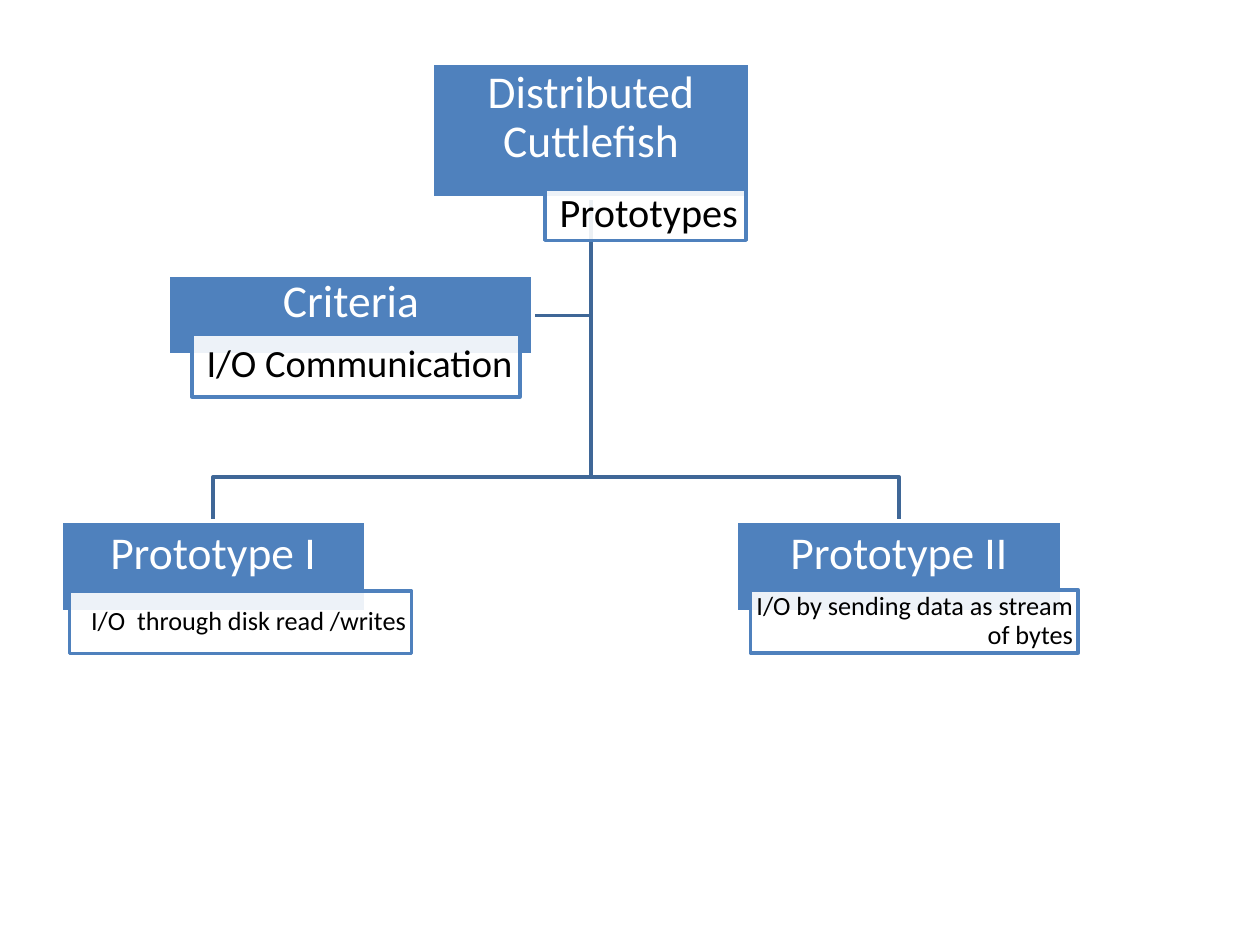
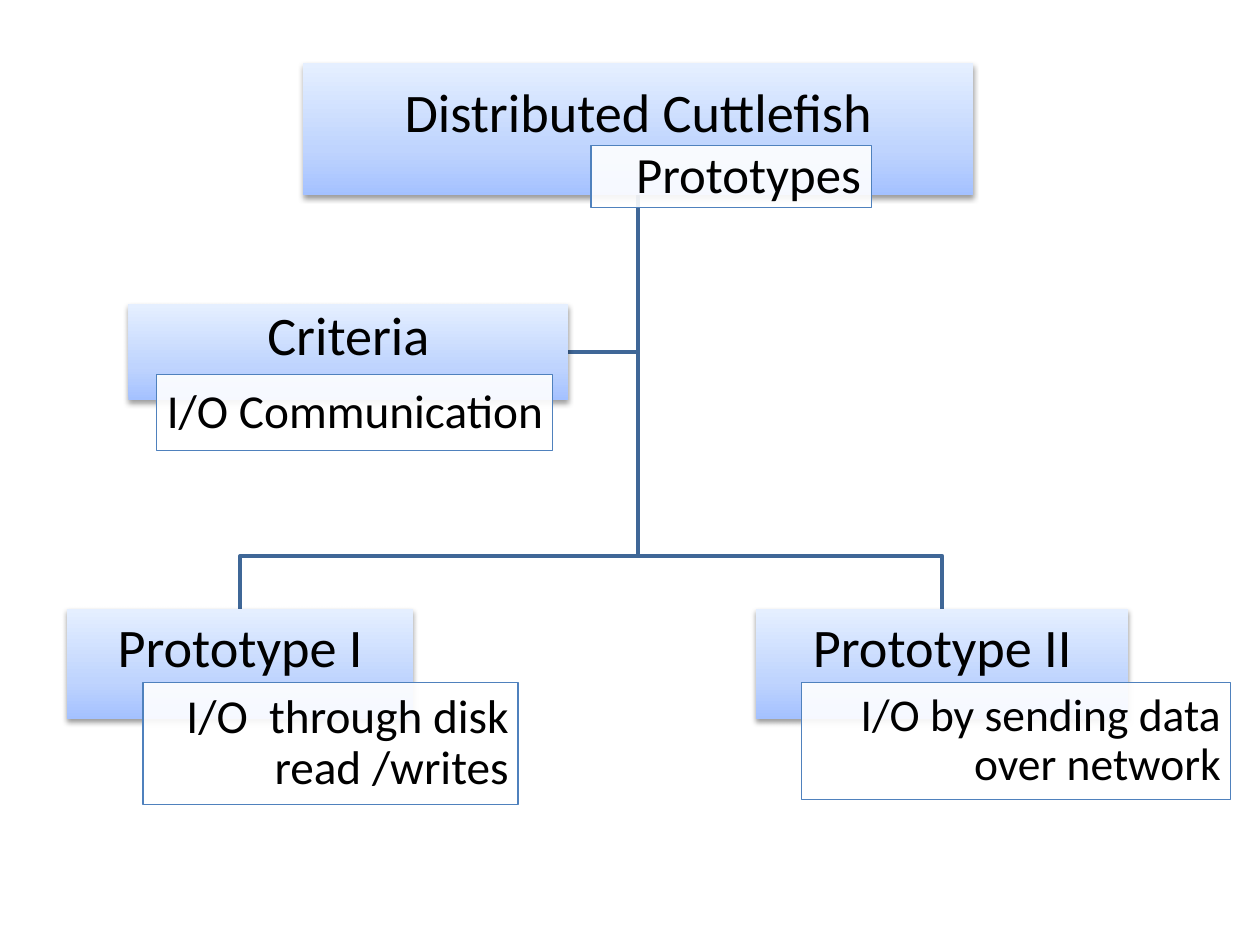
Before and after one commit to bsuman/ThesisDocumentation, a slide deck: slide 28 of pictures.pptx. Drawn at 1260x945 pixels with LibreOffice and Linux fonts; fonts in the diff are those of the drawing. Boxes give left, top, right and bottom in pixels: in the first picture for what was removed or moved away, otherwise in the second. Text is boxed around its words. In the diff, an @@ line names an element or a change of style, - is before the commit and + after.

```diff
--- a/pictures.pptx
+++ b/pictures.pptx
@@ text "Distributed Cuttlefish": place and size @@
-text "Distributed Cuttlefish" at box(488, 76, 694, 158)
+text "Distributed Cuttlefish" at box(405, 94, 872, 133)
@@ rectangle: place and size @@
-rectangle at box(432, 63, 750, 198)
+rectangle at box(302, 63, 973, 195)
@@ rectangle at box(302, 63, 973, 195): fill #4F81BD to gradient #A4C4FF to #BFD4FF to #E6EEFF; outline #FFFFFF 2 pt to none; shadow on @@
@@ text "Prototypes": place and size @@
-text "Prototypes" at box(560, 201, 738, 234)
+text "Prototypes" at box(636, 160, 861, 202)
@@ text "Prototypes" at box(636, 160, 861, 202): size 23 to 29 pt; more space between paragraphs @@
@@ rectangle: place and size @@
-rectangle at box(546, 189, 747, 241)
+rectangle at box(591, 146, 872, 208)
@@ rectangle at box(591, 146, 872, 208): outline #4F81BD 2 pt to #4F81BD 0.75 pt @@
@@ freeform shape: place and size @@
-freeform shape at box(213, 198, 591, 520)
+freeform shape at box(239, 195, 638, 609)
@@ freeform shape: place and size @@
-freeform shape at box(533, 198, 591, 315)
+freeform shape at box(568, 195, 638, 352)
@@ freeform shape: place and size @@
-freeform shape at box(591, 198, 898, 520)
+freeform shape at box(638, 195, 941, 609)
@@ text "Criteria": place and size @@
-text "Criteria" at box(283, 285, 419, 318)
+text "Criteria" at box(267, 317, 429, 356)
@@ rectangle: place and size @@
-rectangle at box(192, 334, 519, 397)
+rectangle at box(129, 305, 568, 401)
@@ text "I/O Communication": place and size @@
-text "I/O Communication" at box(207, 350, 512, 379)
+text "I/O Communication" at box(167, 395, 543, 430)
@@ text "I/O Communication" at box(167, 395, 543, 430): size 22 to 27 pt; more space between paragraphs @@
@@ rectangle: place and size @@
-rectangle at box(169, 276, 533, 355)
+rectangle at box(156, 374, 552, 450)
@@ rectangle at box(156, 374, 552, 450): fill #4F81BD to #FFFFFF at 90% opacity; outline #FFFFFF 2 pt to #4F81BD 0.75 pt @@
@@ rectangle removed at box(60, 520, 365, 612) @@
@@ rectangle removed at box(737, 520, 1062, 612) @@
@@ text "Prototype I": place and size @@
-text "Prototype I" at box(110, 540, 315, 577)
+text "Prototype I" at box(118, 632, 363, 676)
@@ rectangle: place and size @@
-rectangle at box(69, 591, 411, 654)
+rectangle at box(67, 609, 413, 719)
@@ size 26 to 31 pt, text colour #FFFFFF to #000000; more space between paragraphs in 4 elements at box(267, 317, 429, 356), box(405, 94, 872, 133), box(118, 632, 363, 676), box(813, 632, 1071, 676) @@
@@ text "Prototype II": place and size @@
-text "Prototype II" at box(790, 540, 1007, 577)
+text "Prototype II" at box(813, 632, 1071, 676)
@@ fill #FFFFFF at 90% opacity to gradient #A4C4FF to #BFD4FF to #E6EEFF; outline #4F81BD 2 pt to none; shadow on in 3 elements at box(67, 609, 413, 719), box(129, 305, 568, 401), box(756, 609, 1128, 719) @@
@@ rectangle: place and size @@
-rectangle at box(751, 590, 1079, 653)
+rectangle at box(756, 609, 1128, 719)
@@ text "I/O through disk read /writes": place and size @@
-text "I/O through disk read /writes" at box(91, 611, 406, 635)
+text "I/O through disk read /writes" at box(186, 700, 509, 786)
@@ text "I/O through disk read /writes" at box(186, 700, 509, 786): size 15 to 27 pt; more space between paragraphs @@
@@ rectangle added at box(144, 683, 519, 805), fill #FFFFFF at 90% opacity, outline #4F81BD 0.75 pt @@
@@ rectangle added at box(801, 683, 1230, 800), fill #FFFFFF at 90% opacity, outline #4F81BD 0.75 pt @@
@@ text at box(861, 699, 1221, 781): text changed; size 15 to 26 pt @@
-I/O by sending data as stream of bytes
+I/O by sending data over network
```
Also in this commit, not shown: 4 other slides changed, 1 slide added, 2 other files.
